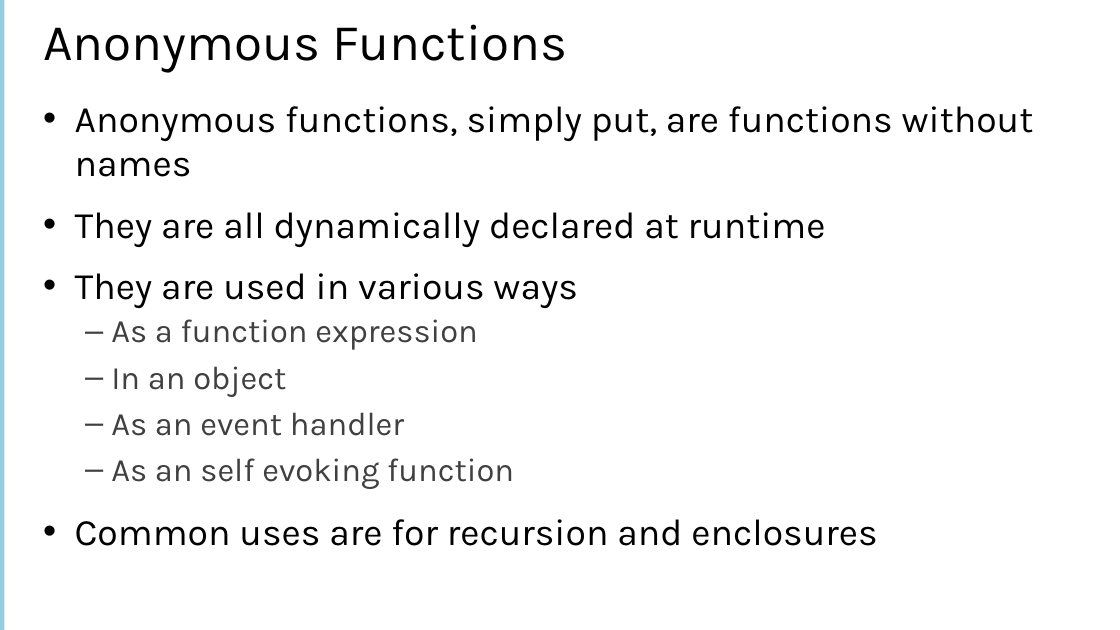
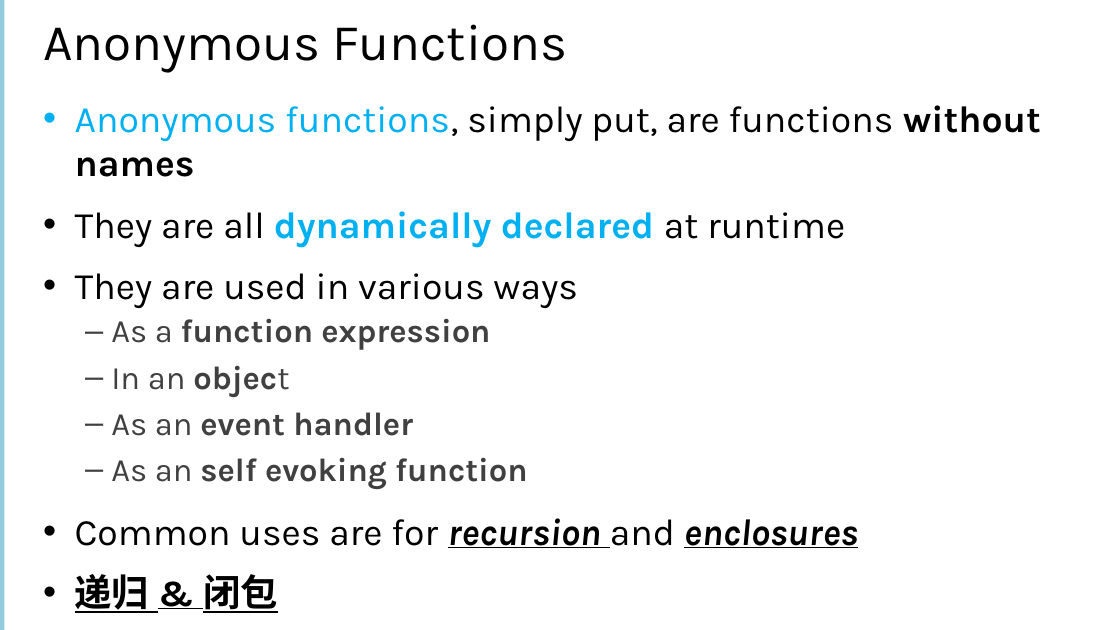
Before and after one commit to xgqfrms/MVA, a slide deck: slide 27 of 01面向有经验开发人员的 JavaScript 课程/MVA resource/01.pptx. Drawn at 1120x630 pixels with LibreOffice and Linux fonts; fonts in the diff are those of the drawing. Boxes give left, top, right and bottom in pixels: in the first picture for what was removed or moved away, otherwise in the second. Text is boxed around its words. In the diff, an @@ line names an element or a change of style, - is before the commit and + after.

```diff
--- a/01面向有经验开发人员的 JavaScript 课程/MVA resource/01.pptx
+++ b/01面向有经验开发人员的 JavaScript 课程/MVA resource/01.pptx
@@ text at (75,105,1041,548): text colour #000000 to #00B0F0 in "Anonymous functions,", "dynamically declared"; bold on in "without names", "dynamically declared", "function expression", "object" and 3 more places; italic on, underline on in "recursion enclosures" @@
@@ text at (75,574,278,613): paragraph added @@
+• 递归 & 闭包
```
Also in this commit, not shown: 19 other slides changed, 2 other files.
